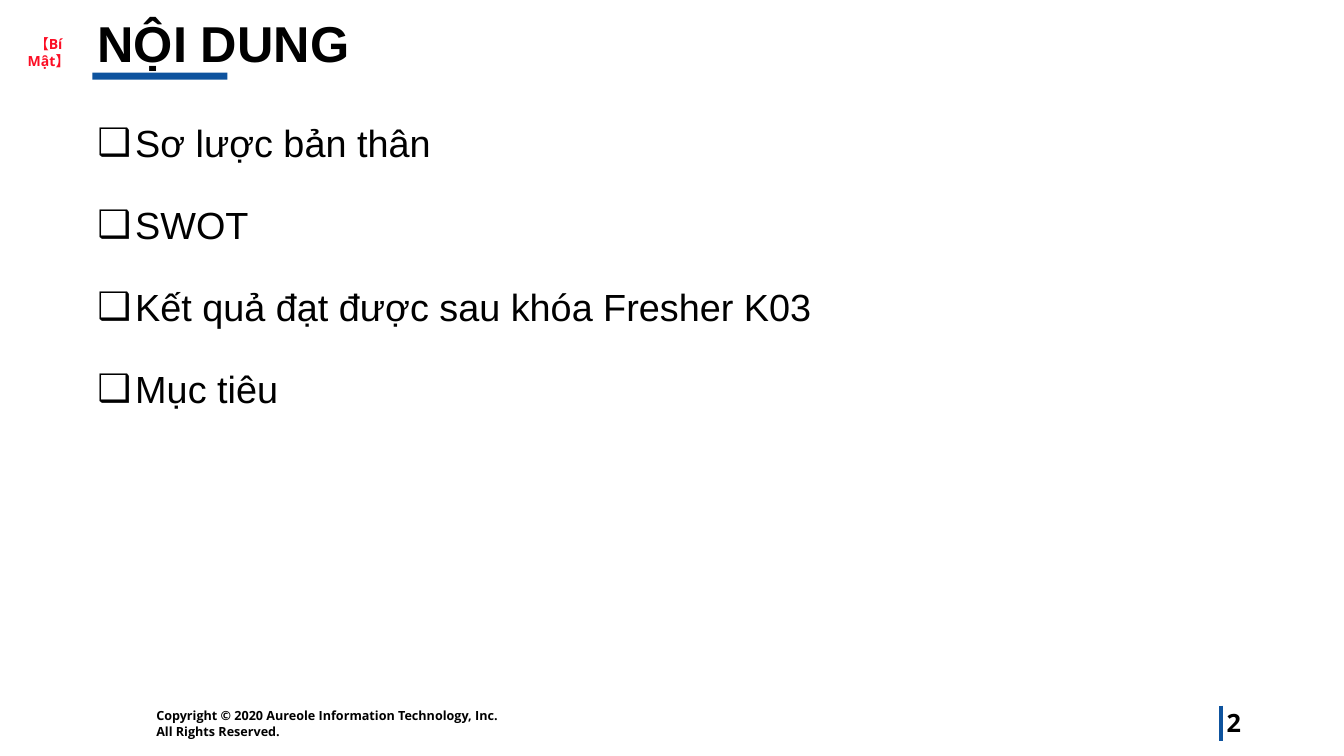
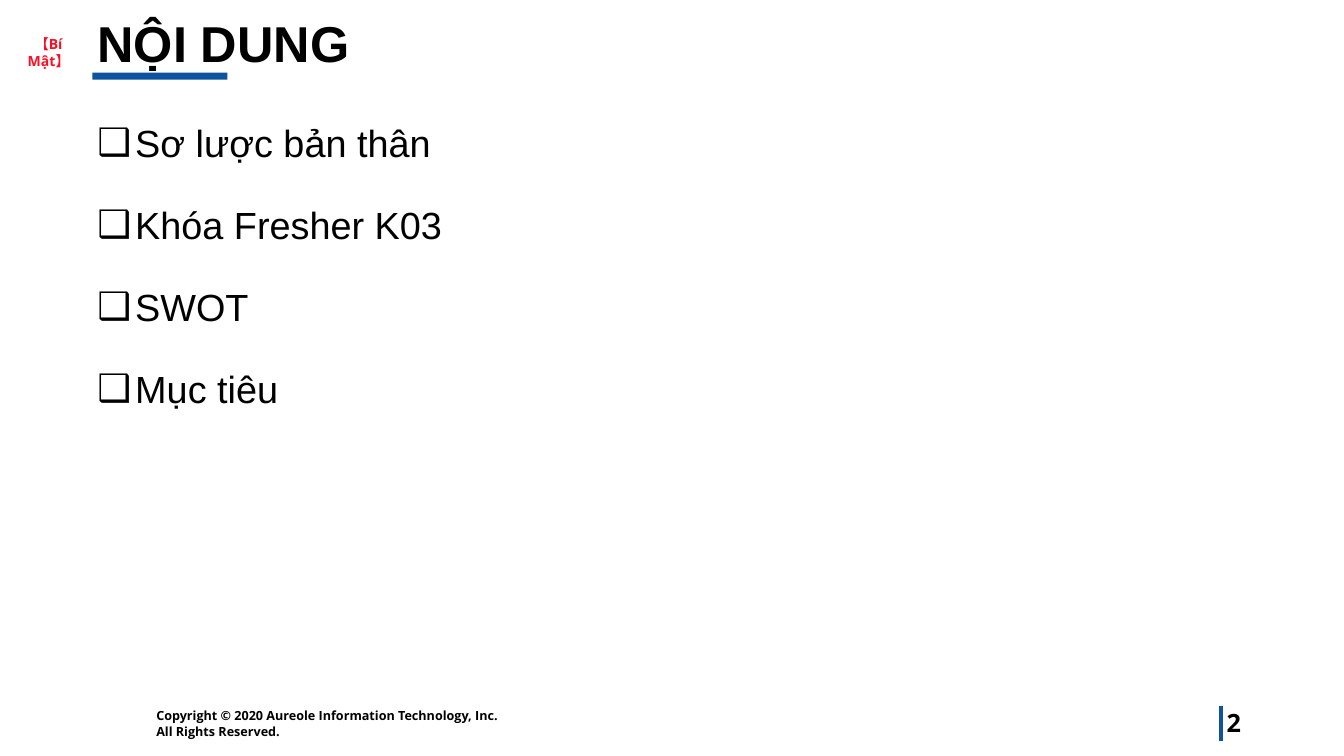
Before and after one commit to cuongdtvt/BOD1, a slide deck: slide 2 of PR-K03/cuongttc.pptx. Drawn at 1344x756 pixels with LibreOffice and Linux fonts; fonts in the diff are those of the drawing; background and template pictures are left out. Boxes give left, top, right and bottom in pixels: in the first picture for what was removed or moved away, otherwise in the second. Text is boxed around its words. In the diff, an @@ line names an element or a change of style, - is before the commit and + after.

```diff
--- a/PR-K03/cuongttc.pptx
+++ b/PR-K03/cuongttc.pptx
@@ text at (135, 211, 442, 240): paragraph added @@
+❑ Khóa Fresher K03
@@ text at (135, 292, 811, 329): paragraph removed @@
-❑ Kết quả đạt được sau khóa Fresher K03
```
Also in this commit, not shown: 4 other slides changed, 1 slide added, 1 other file.
